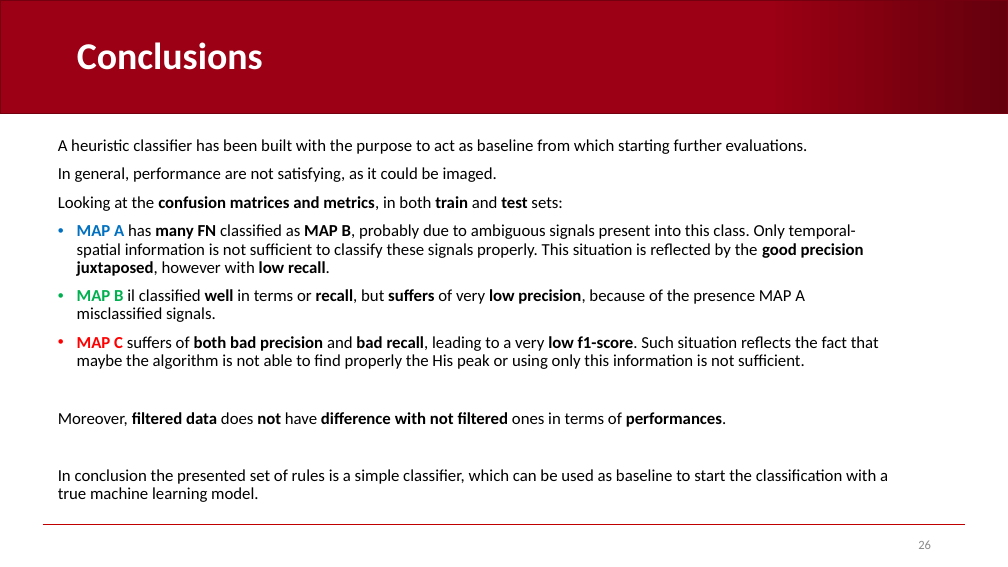
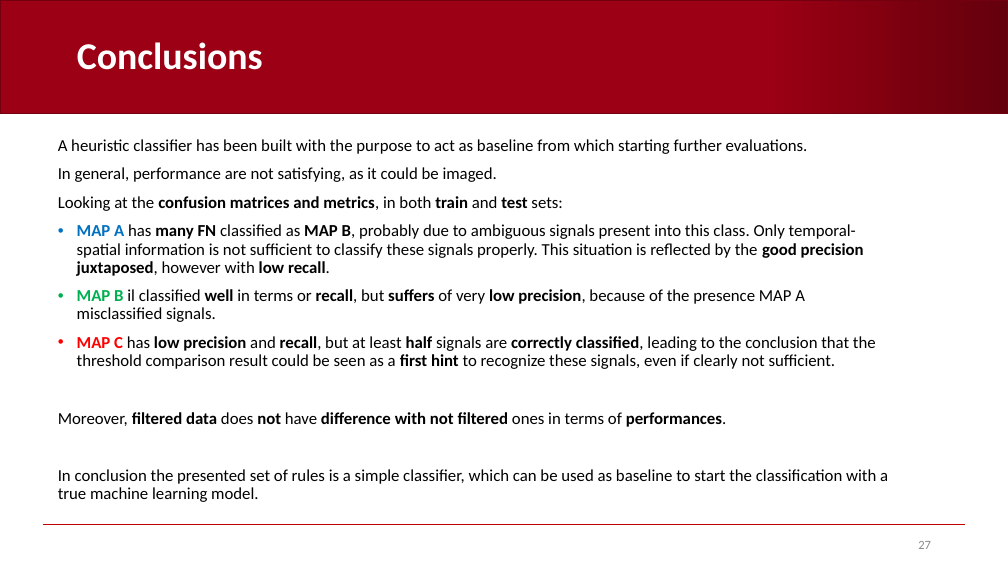
Before and after one commit to AndreaCorrado00/Tesi_magistrale_Corrado_Andrea, a slide deck: slide 27 of Documentation/5. Heuristic classifier strategy B.pptx (slide 26 before the commit). Drawn at 1008x567 pixels with LibreOffice and Linux fonts; fonts in the diff are those of the drawing; background and template pictures are left out. Boxes give left, top, right and bottom in pixels: in the first picture for what was removed or moved away, otherwise in the second. Text is boxed around its words. In the diff, an @@ line names an element or a change of style, - is before the commit and + after.

```diff
--- a/Documentation/5. Heuristic classifier strategy B.pptx
+++ b/Documentation/5. Heuristic classifier strategy B.pptx
@@ text at [77,336,876,369]: text changed @@
-• MAP C suffers of both bad precision and bad recall, leading to a very low f1-score. Such situation reflects the fact that maybe the algorithm is not able to find properly the His peak or using only this information is not sufficient.
+• MAP C has low precision and recall, but at least half signals are correctly classified, leading to the conclusion that the threshold comparison result could be seen as a first hint to recognize these signals, even if clearly not sufficient.
@@ page number at [918,541,931,549]: text changed @@
-26
+27
```
Also in this commit, not shown: 12 other slides changed, 2 slides added, 1 slide removed, 10 other files.
